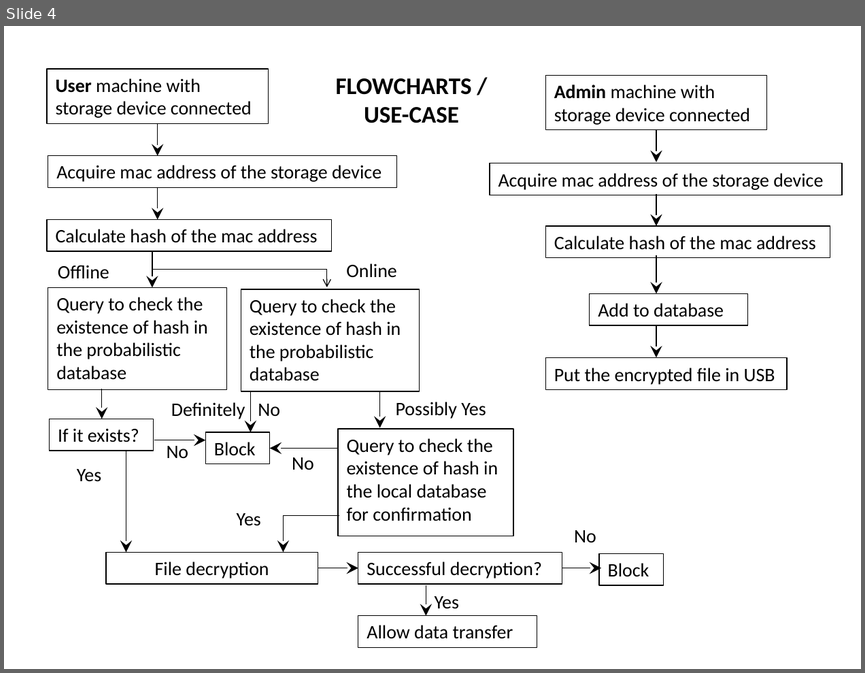
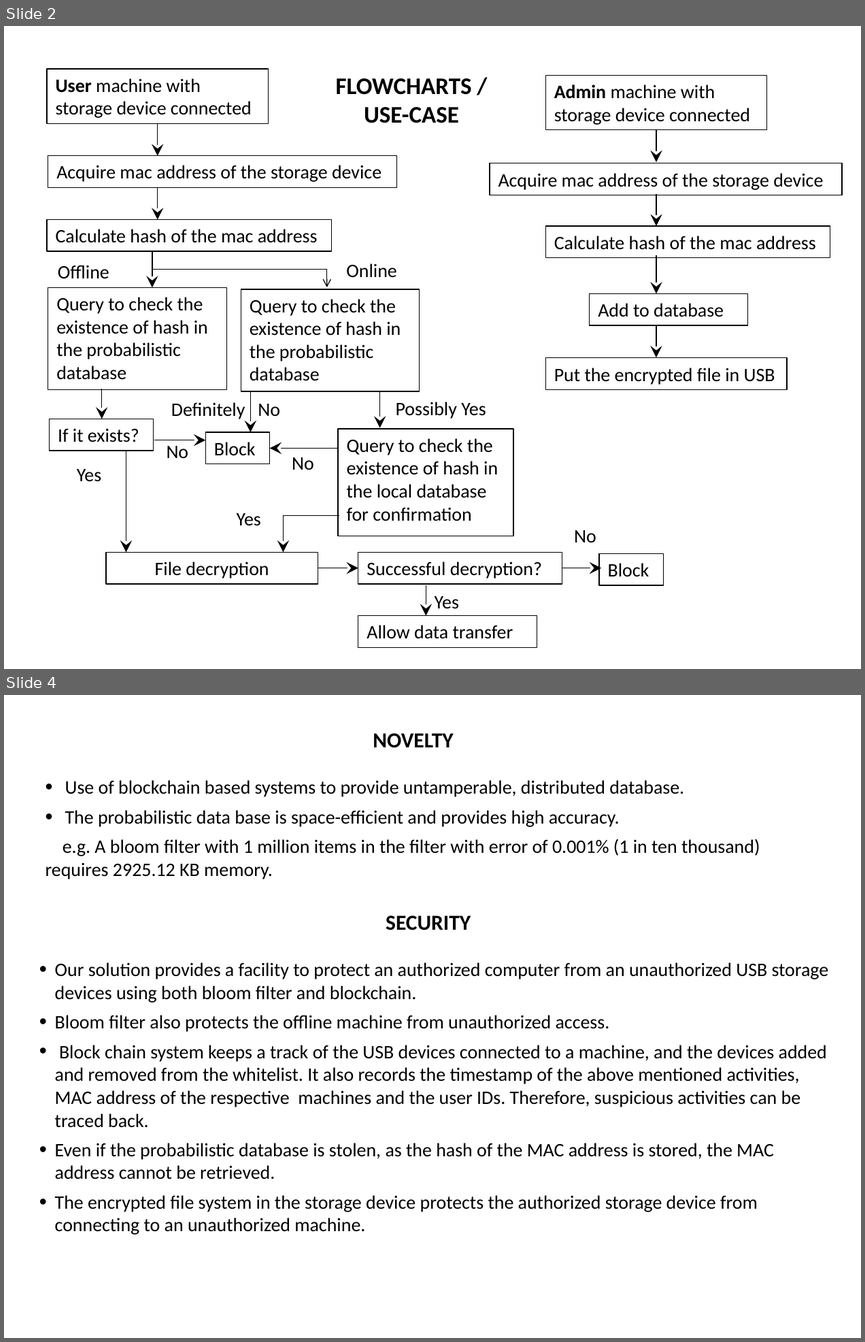
Before and after one commit to Dashree/sih2018, a slide deck: Gov_templates/USB_whitelist.pptx. Shown one above the other, each under a label of ours: slide 4 before the commit, slides 2 and 4 after it; the slides between them are not shown. The pictures are 865x673 and 865x1342 pixels, drawn with LibreOffice and Linux fonts; fonts in the diff are those of the drawing. Boxes give left, top, right and bottom in pixels: in the first picture for what was removed or moved away, otherwise in the second. Text is boxed around its words. In the diff, an @@ line names an element or a change of style, - is before the commit and + after.

Commit message:
added novelty and security

```diff
--- a/Gov_templates/USB_whitelist.pptx
+++ b/Gov_templates/USB_whitelist.pptx
@@ slide 4 added at [4,695,861,1338], background #FFFFFF @@
@@ text added at [373,733,453,748], 18 pt, text #000000, bold @@
+NOVELTY
@@ text added at [45,780,759,879], 16 pt, text #000000 @@
+• Use of blockchain based systems to provide untamperable, distributed database.
+• The probabilistic data base is space-efficient and provides high accuracy.
+e.g. A bloom filter with 1 million items in the filter with error of 0.001% (1 in ten thousand) requires 2925.12 KB memory.
@@ text added at [385,915,470,930], 18 pt, text #000000, bold @@
+SECURITY
@@ text added at [55,962,829,1234], 16 pt, text #000000 @@
+• Our solution provides a facility to protect an authorized computer from an unauthorized USB storage devices using both bloom filter and blockchain.
+• Bloom filter also protects the offline machine from unauthorized access.
+• Block chain system keeps a track of the USB devices connected to a machine, and the devices added and removed from the whitelist. It also records the timestamp of the above mentioned activities, MAC address of the respective machines and the user IDs. Therefore, suspicious activities can be traced back.
+• Even if the probabilistic database is stolen, as the hash of the MAC address is stored, the MAC address cannot be retrieved.
+• The encrypted file system in the storage device protects the authorized storage device from connecting to an unauthorized machine.
@@ what was slide 4 is now slide 2 @@
```
Also in this commit, not shown: 1 slide changed, 1 slide removed.
